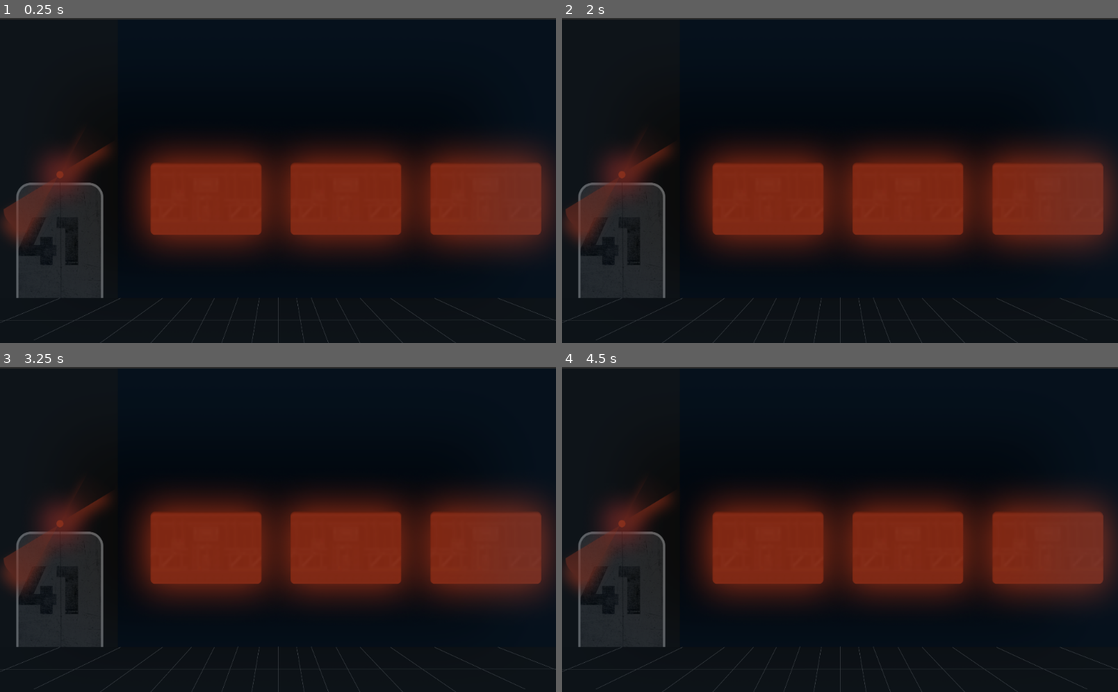
Above: before the commit, frames 1-4 (two rows, left to right).
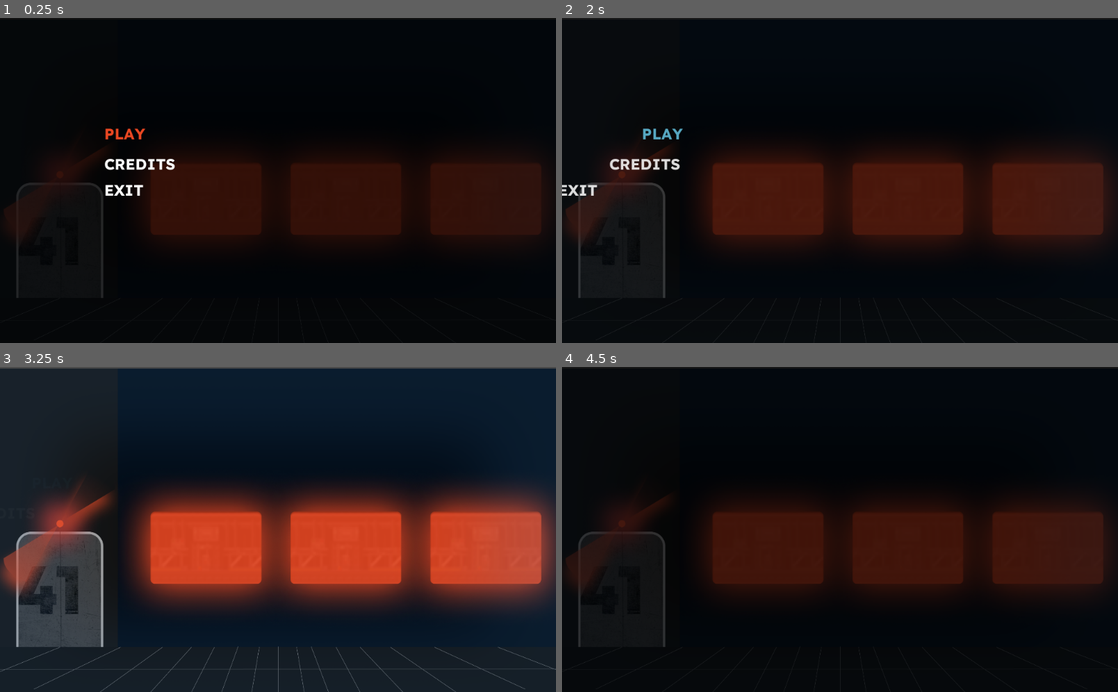
Above: after the commit, the same moments.

Repository: gobggj2022/GGJ-
Game: Godot game, scene res://src/Main/Game.tscn
Two runs of this game, one before a commit and one after it. Both use one fixed random seed, a clock stepped at 60 frames per second and the inputs below. The engine's default icon, where the game draws it, is replaced by a stand-in: a white triangle on a blue panel in a dark square.
Inputs (mouse positions are in pixels of both pictures, inside the frame that each line leads up to):
- Up to frame 1 (0.25 s): no input
- Up to frame 2 (2 s): click (701, 164) at 0.5 s, where only the run after the commit has a clickable "CREDITS"; click (689, 135) at 1.25 s, where only the run after the commit has a clickable "PLAY"
- Up to frame 3 (3.25 s): click (105, 484) at 2 s, where only the run after the commit has a clickable "PLAY"; click (72, 484) at 2.75 s, where only the run after the commit has a clickable "PLAY"
- Up to frame 4 (4.5 s): tap Space (ui_select) at 3.77 s; tap Enter at 4.25 s

The runs differ from the first frame. In frame 1, 29% of the frame differs, in the area x 0-100%, y 0-100%; in frame 2, 21%; in frame 3, 29%; in frame 4, 23%.

Commit message:
Basic Main menu

Diff:
--- /dev/null
+++ b/assets/fonts/RPBold.tres
@@ -0,0 +1,7 @@
+[gd_resource type="DynamicFont" load_steps=2 format=2]
+
+[ext_resource path="res://assets/fonts/ReadexPro-Bold.ttf" type="DynamicFontData" id=1]
+
+[resource]
+size = 28
+font_data = ExtResource( 1 )
--- /dev/null
+++ b/src/Menu/MainMenu.gd
@@ -0,0 +1,52 @@
+extends Control
+
+
+# Declare member variables here. Examples:
+# var a = 2
+# var b = "text"
+onready var playButton = $ColorRect/PlayButton
+onready var creditsButton = $ColorRect/CreditsButton
+onready var exitButton = $ColorRect/ExitButton
+
+var buttonsLeaveDuration = 0.8
+
+# Called when the node enters the scene tree for the first time.
+func _ready():
+	get_tree().paused = true
+	playButton.grab_focus()
+
+func play():
+	var tween = $Tween
+	buttonLeave(playButton, tween, 0.2)
+	buttonLeave(creditsButton, tween, 0.1)
+	buttonLeave(exitButton, tween)
+
+
+	tween.interpolate_property(self, "modulate:a", 1.0, 0.0,
+			buttonsLeaveDuration - 0.2, Tween.TRANS_LINEAR, Tween.EASE_IN, 0.6)
+
+	tween.start()
+
+func buttonLeave(button, tween, delay = 0):
+	var initialPosition = button.rect_position
+	var targetPosition = initialPosition
+	targetPosition.x = -button.rect_size.x - 50
+	tween.interpolate_property(button, 'rect_position', initialPosition, targetPosition, buttonsLeaveDuration, Tween.TRANS_QUART, Tween.EASE_IN, delay)
+
+func exit():
+	get_tree().quit()
+# Called every frame. 'delta' is the elapsed time since the previous frame.
+#func _process(delta):
+#	pass
+
+
+func _on_ExitButton_pressed():
+	exit()
+
+func _on_PlayButton_pressed():
+	play()
+
+
+func _on_Tween_tween_all_completed():
+	get_tree().paused = false
+	hide()
--- a/src/Menu/MainMenu.tscn
+++ b/src/Menu/MainMenu.tscn
@@ -1,8 +1,13 @@
-[gd_scene format=2]
+[gd_scene load_steps=3 format=2]
+
+[ext_resource path="res://src/Menu/uiTheme.tres" type="Theme" id=1]
+[ext_resource path="res://src/Menu/MainMenu.gd" type="Script" id=2]
 
 [node name="MainMenu" type="Control"]
+pause_mode = 2
 anchor_right = 1.0
 anchor_bottom = 1.0
+script = ExtResource( 2 )
 __meta__ = {
 "_edit_use_anchors_": false
 }
@@ -10,7 +15,52 @@
 [node name="ColorRect" type="ColorRect" parent="."]
 anchor_right = 1.0
 anchor_bottom = 1.0
-color = Color( 0, 0, 0, 0.4 )
+color = Color( 0, 0, 0, 0.760784 )
 __meta__ = {
 "_edit_use_anchors_": false
 }
+
+[node name="PlayButton" type="Button" parent="ColorRect"]
+margin_left = 192.0
+margin_top = 192.0
+margin_right = 285.0
+margin_bottom = 235.0
+mouse_default_cursor_shape = 2
+theme = ExtResource( 1 )
+text = "PLAY"
+align = 0
+__meta__ = {
+"_edit_use_anchors_": false
+}
+
+[node name="CreditsButton" type="Button" parent="ColorRect"]
+margin_left = 192.0
+margin_top = 248.0
+margin_right = 323.0
+margin_bottom = 291.0
+rect_scale = Vector2( 1, 0.989928 )
+theme = ExtResource( 1 )
+text = "CREDITS"
+align = 0
+__meta__ = {
+"_edit_use_anchors_": false
+}
+
+[node name="ExitButton" type="Button" parent="ColorRect"]
+margin_left = 192.0
+margin_top = 296.0
+margin_right = 323.0
+margin_bottom = 339.0
+rect_scale = Vector2( 1, 0.989928 )
+theme = ExtResource( 1 )
+text = "EXIT"
+align = 0
+__meta__ = {
+"_edit_use_anchors_": false
+}
+
+[node name="Tween" type="Tween" parent="."]
+
+[connection signal="pressed" from="ColorRect/PlayButton" to="." method="_on_PlayButton_pressed"]
+[connection signal="pressed" from="ColorRect/ExitButton" to="." method="_on_ExitButton_pressed"]
+[connection signal="tween_all_completed" from="Tween" to="." method="_on_Tween_tween_all_completed"]
--- /dev/null
+++ b/src/Menu/uiTheme.tres
@@ -0,0 +1,37 @@
+[gd_resource type="Theme" load_steps=7 format=2]
+
+[ext_resource path="res://assets/fonts/RPBold.tres" type="DynamicFont" id=1]
+
+[sub_resource type="StyleBoxEmpty" id=1]
+
+[sub_resource type="StyleBoxEmpty" id=2]
+
+[sub_resource type="StyleBoxEmpty" id=3]
+
+[sub_resource type="StyleBoxEmpty" id=4]
+
+[sub_resource type="StyleBoxEmpty" id=5]
+
+[resource]
+Button/colors/font_color = Color( 1, 1, 1, 1 )
+Button/colors/font_color_focus = Color( 0.92549, 0.286275, 0.137255, 1 )
+Button/colors/font_color_hover = Color( 0.392157, 0.764706, 0.882353, 1 )
+Button/fonts/font = ExtResource( 1 )
+Button/styles/disabled = SubResource( 1 )
+Button/styles/focus = SubResource( 2 )
+Button/styles/hover = SubResource( 3 )
+Button/styles/normal = SubResource( 4 )
+Button/styles/pressed = SubResource( 5 )
+Label/fonts/font = ExtResource( 1 )
+MenuButton/colors/font_color = Color( 1, 1, 1, 1 )
+MenuButton/colors/font_color_disabled = Color( 1, 1, 1, 0.3 )
+MenuButton/colors/font_color_focus = Color( 0.92549, 0.286275, 0.137255, 1 )
+MenuButton/colors/font_color_hover = Color( 0.392157, 0.764706, 0.882353, 1 )
+MenuButton/colors/font_color_pressed = Color( 0.683594, 0.191091, 0.0762747, 1 )
+MenuButton/constants/hseparation = 3
+MenuButton/fonts/font = ExtResource( 1 )
+MenuButton/styles/disabled = null
+MenuButton/styles/focus = null
+MenuButton/styles/hover = null
+MenuButton/styles/normal = null
+MenuButton/styles/pressed = null
--- a/src/Player/Player.gd
+++ b/src/Player/Player.gd
@@ -9,11 +9,8 @@
 
 func get_input():
 	velocity.x = 0
-	var horizontal = Input.get_vector("move_left", "move_right", "move_forward", "move_back")
 
 	var jump = Input.is_action_just_pressed('ui_select')
-
-	velocity.x += horizontal.x
 
 	if jump and is_on_floor():
 		jumping = true
Binary file added: assets/fonts/ReadexPro-Bold.ttf
Binary file added: assets/fonts/ReadexPro-ExtraLight.ttf
Binary file added: assets/fonts/ReadexPro-Light.ttf
Binary file added: assets/fonts/ReadexPro-Medium.ttf
Binary file added: assets/fonts/ReadexPro-Regular.ttf
Binary file added: assets/fonts/ReadexPro-SemiBold.ttf
